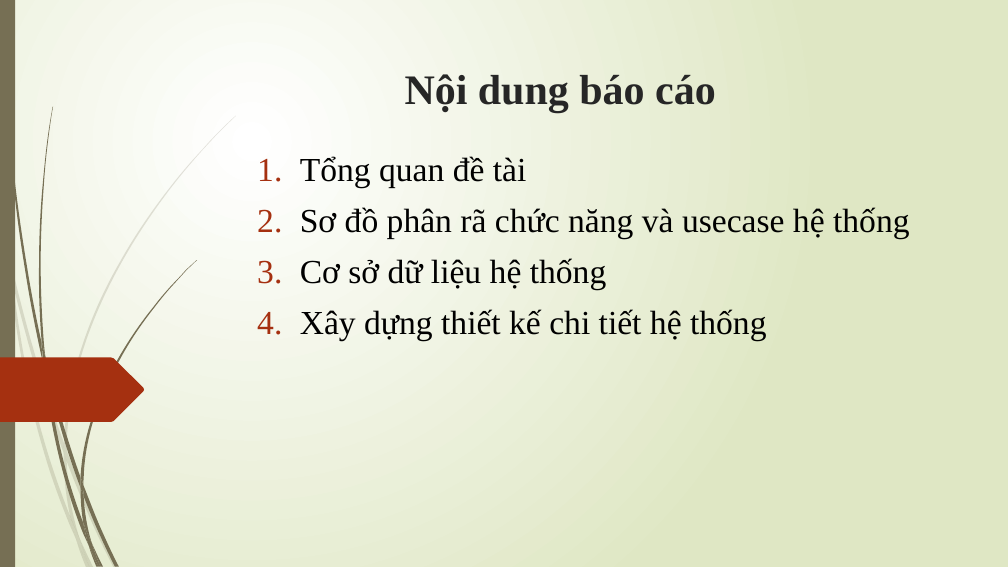
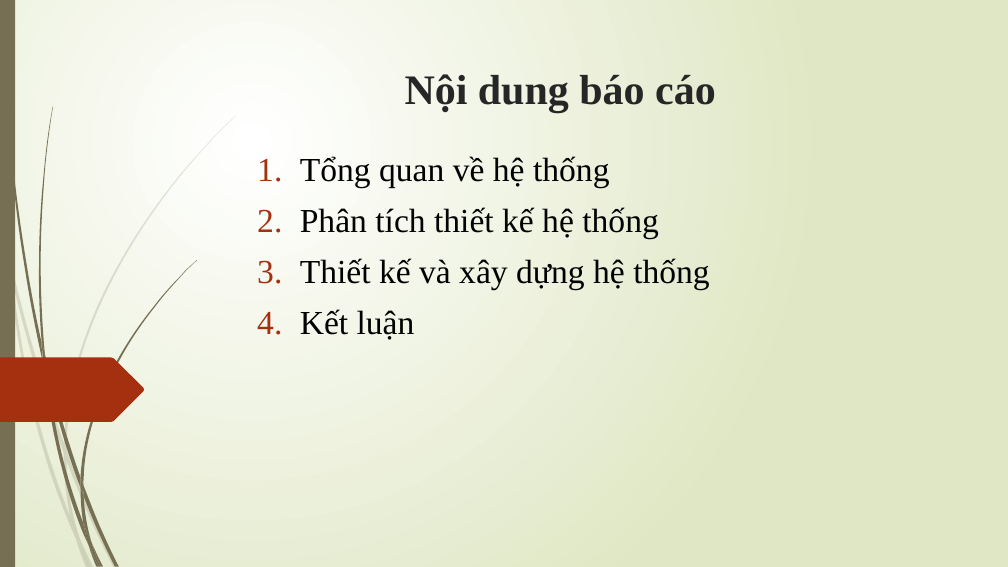
Before and after one commit to namtv1996/QuanLySieuThi, a slide deck: slide 2 of BAO CAO/SLIDE Báo cáo đồ án tốt nghiệp.pptx. Drawn at 1008x567 pixels with LibreOffice and Linux fonts; fonts in the diff are those of the drawing. Boxes give left, top, right and bottom in pixels: in the first picture for what was removed or moved away, otherwise in the second. Text is boxed around its words. In the diff, an @@ line names an element or a change of style, - is before the commit and + after.

Commit message:
update slide

```diff
--- a/BAO CAO/SLIDE Báo cáo đồ án tốt nghiệp.pptx
+++ b/BAO CAO/SLIDE Báo cáo đồ án tốt nghiệp.pptx
@@ subtitle at (300,156,710,340): text changed @@
-1. Tổng quan đề tài
-2. Sơ đồ phân rã chức năng và usecase hệ thống
-3. Cơ sở dữ liệu hệ thống
-4. Xây dựng thiết kế chi tiết hệ thống
+1. Tổng quan về hệ thống
+2. Phân tích thiết kế hệ thống
+3. Thiết kế và xây dựng hệ thống
+4. Kết luận
```
Also in this commit, not shown: 8 other slides changed, 1 slide added, 2 slides removed.
